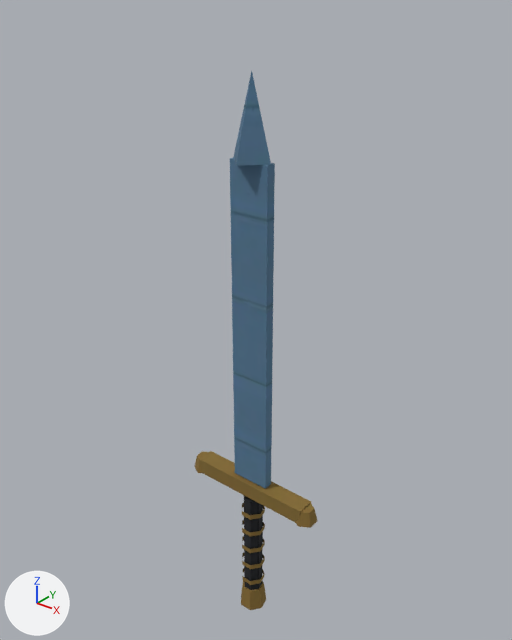
Two versions of the glTF model saga-assets/world/web/wpn_sword_rare.glb, one commit apart.
Camera for both pictures: a 50 mm camera at (0.78, -0.964, 1.16) aimed at (-0.025, 0.043, 0.537). The axes (+X, +Y, +Z) are drawn at lower left. The lights are the same throughout. The first picture is the older version. Vertices at exactly the same position are counted once.

The older version as bpy lines, for what is in view:
```python
me_wpn_sword_rare = bpy.data.meshes.new('wpn_sword_rare')
me_wpn_sword_rare.from_pydata(...)  # 169 vertices, 240 faces; spans x -0.27..0.27, y -0.08..0.08, z -1.0..1.0
# faces by material slot: [18, 158, 24, 40]
me_wpn_sword_rare.materials.append(mat_concrete_wall_001)  # picture img_concrete_wall_001_toon
me_wpn_sword_rare.materials.append(mat_concrete_wall_001_001)  # picture img_concrete_wall_001_toon_001
me_wpn_sword_rare.materials.append(mat_brown_planks_03)  # picture img_brown_planks_03_toon
me_wpn_sword_rare.materials.append(mat_white_stucco_001)  # yellow #ffd76b
ob_wpn_sword_rare = bpy.data.objects.new('wpn_sword_rare', me_wpn_sword_rare)
ob_wpn_sword_rare.location = (0.0, 0.005, 0.418)
ob_wpn_sword_rare.scale = (0.602, 0.602, 0.602)
```
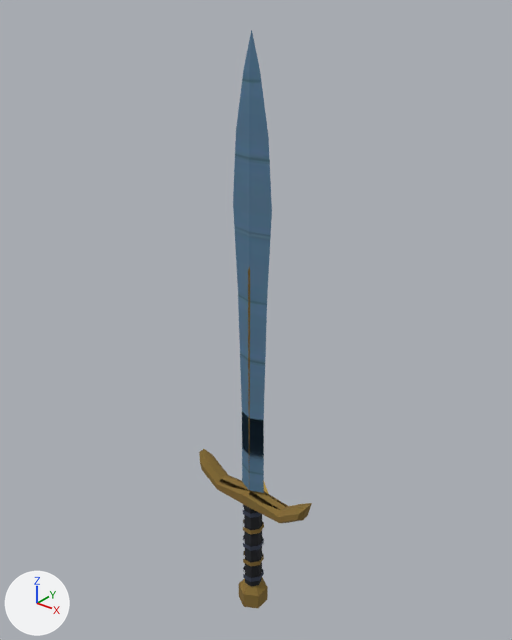
Location of each change, (x1, y1, x2, y2) in pixels of the pictures (512 x 640 px; the box of a moved part takes in the faces that stretch with it):
```json
{"object": "wpn_sword_rare", "change": "reshaped, moved, rescaled", "before": [194, 71, 318, 610], "after": [199, 30, 312, 608], "on screen": "9% narrower, 7% taller"}
{"part": 1, "of": "me_wpn_sword_rare", "change": "moved or reshaped", "before": [242, 553, 265, 569], "after": [243, 551, 264, 567]}
{"part": 2, "of": "me_wpn_sword_rare", "change": "added", "after": [244, 505, 262, 586]}
{"part": 3, "of": "me_wpn_sword_rare", "change": "moved or reshaped", "before": [242, 536, 265, 553], "after": [243, 536, 264, 551]}
{"part": 4, "of": "me_wpn_sword_rare", "change": "rebuilt", "before": [230, 158, 275, 489], "after": [248, 268, 250, 443]}
{"part": 5, "of": "me_wpn_sword_rare", "change": "rebuilt", "before": [199, 451, 311, 523], "after": [199, 449, 312, 523]}
{"part": 6, "of": "me_wpn_sword_rare", "change": "moved or reshaped", "before": [194, 71, 318, 610], "after": [233, 30, 272, 608]}
{"part": 7, "of": "me_wpn_sword_rare", "change": "surface changed", "before": [243, 512, 260, 535], "after": [243, 512, 260, 535]}
{"part": 8, "of": "me_wpn_sword_rare", "change": "recoloured", "before": [243, 512, 260, 518], "after": [243, 512, 260, 518]}
```

Scene script edits in JSON lines:
```json
{"op": "add", "block": "mat_white_stucco", "code": ["mat_white_stucco = principled_material('white_stucco')", "mat_white_stucco.base_color = (0.0369, 0.0482, 0.0823)  # dark blue #363e51", "mat_white_stucco.roughness = 1.0"]}
{"block": "me_wpn_sword_rare", "where": "# used by ob_wpn_sword_rare; location = (0.0, 0.005, 0.418); scale = (0.602, 0.602, 0.602)"}
{"op": "remove", "block": "me_wpn_sword_rare", "code": "me_wpn_sword_rare.from_pydata(...)  # 169 vertices, 240 faces; spans x -0.27..0.27, y -0.08..0.08, z -1.0..1.0"}
{"op": "add", "block": "me_wpn_sword_rare", "code": "me_wpn_sword_rare.from_pydata(...)  # 208 vertices, 338 faces; spans x -0.23..0.23, y -0.06..0.06, z -1.0..1.0"}
{"block": "me_wpn_sword_rare", "change": "me_wpn_sword_rare part 1: the loose piece of 14 vertices spanning x -0.04..0.04, y -0.05..0.04, z -0.79..-0.77 is moved by (0.0, 0.0, 0.02)"}
{"block": "me_wpn_sword_rare", "change": "me_wpn_sword_rare part 2: a new loose piece, a 7-sided cylinder along z spanning x -0.032..0.032, y -0.04..0.022, z -0.878..-0.507, in mat_brown_planks_03 (picture img_brown_planks_03_toon)"}
{"block": "me_wpn_sword_rare", "change": "me_wpn_sword_rare part 3: the loose piece of 14 vertices spanning x -0.04..0.04, y -0.05..0.04, z -0.71..-0.69 is moved by (0.0, 0.0, 0.01), in mat_white_stucco (dark blue #363e51)"}
{"block": "me_wpn_sword_rare", "change": "me_wpn_sword_rare part 4: the loose piece of 8 vertices spanning x -0.07..0.07, y -0.02..0.01, z -0.4..0.75 is rebuilt with 9 vertices and now spans x -0.02..0.02, y -0.03..0.01, z -0.45..0.42, in mat_concrete_wall_001_001 (picture img_concrete_wall_001_toon_001)"}
{"block": "me_wpn_sword_rare", "change": "me_wpn_sword_rare part 5: the loose piece of 8 vertices spanning x -0.23..0.23, y -0.04..0.03, z -0.46..-0.4 is rebuilt with 48 vertices and now spans x -0.23..0.23, y -0.04..0.02, z -0.53..-0.4"}
{"block": "me_wpn_sword_rare", "change": "me_wpn_sword_rare part 6"}
{"block": "me_wpn_sword_rare", "change": "102 vertices are removed from x -0.27..0.27, y -0.08..0.08, z -1.0..0.75"}
{"block": "me_wpn_sword_rare", "change": "178 faces are deleted"}
{"block": "me_wpn_sword_rare", "change": "2 vertices move within x 0.0, y 0.04..0.06, z -0.91..-0.52"}
{"block": "me_wpn_sword_rare", "change": "79 vertices are added at x -0.07..0.07, y -0.06..0.05, z -1.0..0.9"}
{"block": "me_wpn_sword_rare", "change": "7 new vertices lie (0.05, 0.02, 0.0) away from vertices in x -0.05..0.0, y -0.06..0.02, z -0.97..-0.16"}
{"block": "me_wpn_sword_rare", "change": "46 new faces join them, mat_concrete_wall_001 (picture img_concrete_wall_001_toon)"}
{"block": "me_wpn_sword_rare", "change": "62 new faces join them, mat_concrete_wall_001_001 (picture img_concrete_wall_001_toon_001)"}
{"block": "me_wpn_sword_rare", "change": "22 new faces join them, mat_white_stucco (dark blue #363e51)"}
{"block": "me_wpn_sword_rare", "change": "40 new faces join them, mat_white_stucco_001 (yellow #ffd76b)"}
{"block": "me_wpn_sword_rare", "change": "me_wpn_sword_rare part 7: 12 kept faces spanning x -0.04..0.04, y -0.05..-0.02, z -0.63..-0.53 get new texture (UV) coordinates"}
{"block": "me_wpn_sword_rare", "change": "me_wpn_sword_rare part 8: 6 faces spanning x -0.04..0.04, y -0.05..-0.02, z -0.55..-0.53 switch from mat_concrete_wall_001_001 (picture img_concrete_wall_001_toon_001) to mat_white_stucco (dark blue #363e51)"}
{"op": "set", "path": "ob_wpn_sword_rare.location", "old": "(0.0, 0.005, 0.418)", "new": "(0.0, 0.007, 0.443)"}
{"op": "set", "path": "ob_wpn_sword_rare.scale", "old": "(0.602, 0.602, 0.602)", "new": "(0.64, 0.64, 0.64)"}
```
